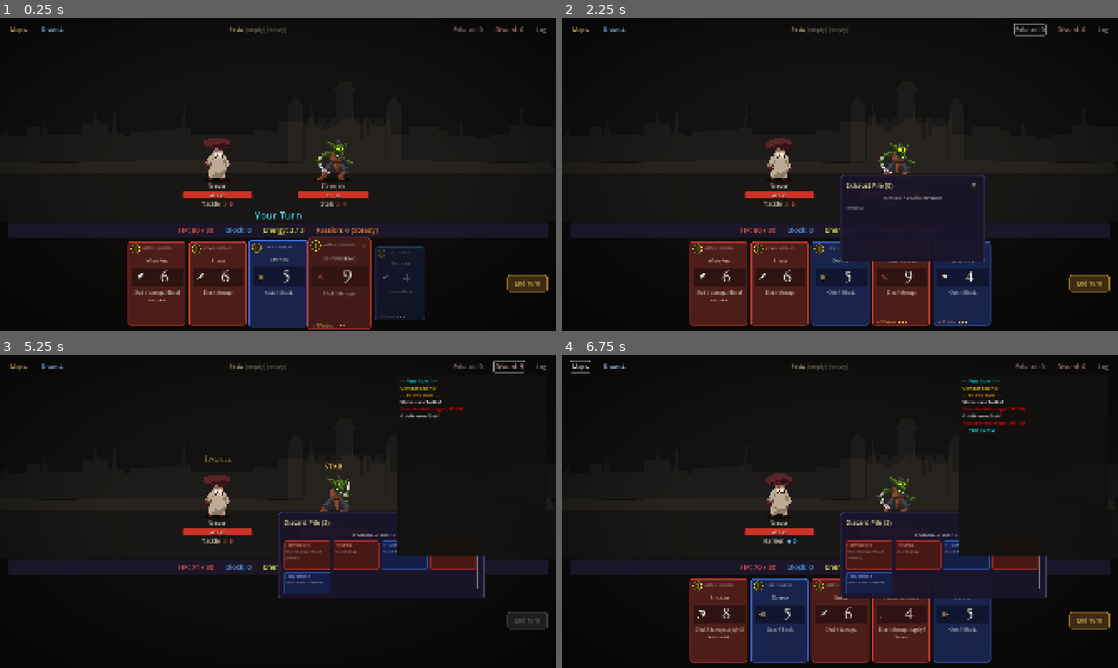
Above: before the commit, frames 1-4 (two rows, left to right).
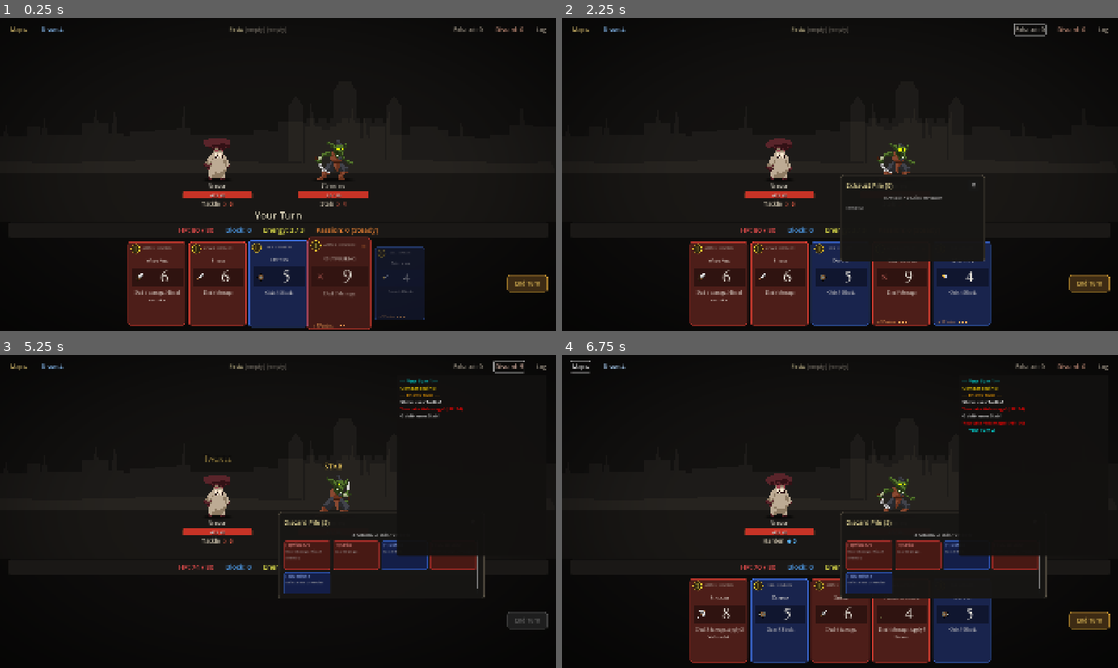
Above: after the commit, the same moments.

Repository: Maliik-B/Mythworn
Game: Godot game, scene res://scenes/combat/combat_scene.tscn
Two runs of this game, one before a commit and one after it. Both use one fixed random seed, a clock stepped at 60 frames per second and the inputs below. This scene is started directly instead of the project's main scene. Sound files missing from this copy of the repository are replaced by a short silence.
Inputs:
- Up to frame 1 (0.25 s): no input
- Up to frame 2 (2.25 s): click "Map ▸" at 0.5 s; click "Draw: 4" at 1.25 s; click "Exhaust: 0" at 2 s
- Up to frame 3 (5.25 s): click "Discard: 0" at 2.75 s; click "Log" at 3.5 s; click "End Turn" at 4.25 s; click "Discard: 5" at 5 s
- Up to frame 4 (6.75 s): click "Map ▸" at 5.75 s; click "Draw: 4" at 6.5 s

The runs differ from the first frame. In frame 1, less than 0.1% of the frame differs, in the area x 45-55%, y 61-65%; in frame 2, 0.4%, in the area x 50-77%, y 50-78%; in frame 3, 0.3%; in frame 4, 0.3%.

Commit message:
Put the stage's look behind one switch and take the purple out
The stage's colours were written where they were used, and the page look cannot be judged or kept unless all of them can change together: damage numbers with black outlines, banners in cyan, debuffs in magenta and the bar in purple would all fight a pale ground. Everything drawn on the stage now reads StageSkin, dark or page, which covers the ground, the washes, names, bars, intents, numbers, banners, pile counts and the targeting glow. The switch is one assignment, a capture can set it before the scene loads, and dark stays the default until the look is picked.

The page does not need a baked copy of every sheet. A sprite's body shader maps the sheet's own values onto one seven-step ramp, spreading dark and pale sheets over the same range, draws a one-pixel ink outline and a rim from a window at the upper left, and keeps lapis as the one colour that survives. That runs on the sprite alone, so it can tell figure from ground as a grade on the frame cannot. The hand stays as it is on the dark desk in both looks; its parchment skin only follows if the page is chosen.

Purple is gone from both: the ground, the player bar, the popups, the intents for debuffs and Passion, curse cards, the log's colour tags and the flash on a phase break. Passion intents now take the colour of the Passion readout, so the eye goes to the stat being attacked, and debuffs take a dead gold. The crossed swords come out of a system emoji font shaded purple, so those glyphs and the card icons pass through the same shader. What a pixel scan still finds on the frames is 100 to 240 dim pixels of antialiasing, mostly blue text on red cards.

Diff:
--- a/assets/ui/stage_body.gdshader
+++ b/assets/ui/stage_body.gdshader
@@ -1,14 +1,61 @@
 // A body on the combat stage. `drain` takes the colour out of it and leaves its values, so it is the
 // same man with the colour gone. Purple never reaches the stage: a stand-in sheet that carries some
 // comes out as slate.
+//
+// `page` is the manuscript look's treatment, done here rather than baked so the look stays one switch:
+// the sheet's values mapped onto one ramp between `value_lo` and `value_hi`, a one-pixel ink outline,
+// and a rim from a window at the upper left. Lapis is the one colour it keeps; drained, it goes to slate.
 shader_type canvas_item;
 
 uniform float drain : hint_range(0.0, 1.0) = 0.0;
+uniform bool page = false;
+uniform float value_lo = 0.05;
+uniform float value_hi = 0.6;
+
+const vec3 INK = vec3(0.118, 0.106, 0.094);
+const vec3 LAPIS = vec3(0.122, 0.235, 0.533);
+const vec3 LAPIS_RIM = vec3(0.18, 0.333, 0.722);
+const vec3 LAPIS_OUT = vec3(0.353, 0.384, 0.463);
+
+vec3 ramp(int i) {
+	if (i <= 0) return vec3(0.118, 0.106, 0.094);
+	if (i == 1) return vec3(0.165, 0.149, 0.133);
+	if (i == 2) return vec3(0.239, 0.227, 0.208);
+	if (i == 3) return vec3(0.353, 0.341, 0.314);
+	if (i == 4) return vec3(0.435, 0.447, 0.455);
+	if (i == 5) return vec3(0.549, 0.525, 0.463);
+	return vec3(0.812, 0.784, 0.722);
+}
+
+float value_of(vec3 c) {
+	return dot(c, vec3(0.299, 0.587, 0.114));
+}
 
 void fragment() {
-	vec3 c = COLOR.rgb;
-	float value = dot(c, vec3(0.299, 0.587, 0.114));
-	float purple = clamp((min(c.r, c.b) - c.g) * 6.0, 0.0, 1.0);
-	float amount = max(drain, purple);
-	COLOR.rgb = mix(c, vec3(value) * vec3(0.98, 1.0, 1.04), amount);
+	vec4 c = COLOR;
+	if (page) {
+		vec2 px = TEXTURE_PIXEL_SIZE;
+		float up = texture(TEXTURE, UV + vec2(0.0, -px.y)).a;
+		float up_left = texture(TEXTURE, UV + vec2(-px.x, -px.y)).a;
+		if (c.a < 0.5) {
+			float near = max(max(up, texture(TEXTURE, UV + vec2(0.0, px.y)).a),
+				max(texture(TEXTURE, UV + vec2(-px.x, 0.0)).a, texture(TEXTURE, UV + vec2(px.x, 0.0)).a));
+			c = near > 0.5 ? vec4(INK, 1.0) : vec4(0.0);
+		} else {
+			bool lit = up < 0.5 || up_left < 0.5;
+			if (c.b > c.r * 1.3 && c.b > c.g * 1.25 && c.b > 0.25) {
+				c.rgb = mix(lit ? LAPIS_RIM : LAPIS, LAPIS_OUT, drain);
+			} else {
+				float x = clamp((value_of(c.rgb) - value_lo) / max(0.01, value_hi - value_lo), 0.0, 1.0);
+				int i = int(floor(pow(x, 0.9) * 6.0 + 0.5));
+				c.rgb = ramp(lit ? i + 1 : i);
+			}
+			c.a = 1.0;
+		}
+		COLOR = c;
+	} else {
+		float value = value_of(c.rgb);
+		float purple = clamp((min(c.r, c.b) - c.g) * 6.0, 0.0, 1.0);
+		COLOR.rgb = mix(c.rgb, vec3(value) * vec3(0.98, 1.0, 1.04), max(drain, purple));
+	}
 }
--- a/scenes/combat/combat_scene.gd
+++ b/scenes/combat/combat_scene.gd
@@ -199,6 +199,27 @@
 	return body
 
 
+## A sheet's darkest and lightest values, near enough, so the page look can spread a dark sheet and a
+## pale one over the same ramp. From its first idle frame, and asked for only when that look is on.
+func _sheet_values(set_key: String) -> Vector2:
+	var sset: Dictionary = SPRITE_SETS[set_key]
+	var fw: int = int(sset.get("fw", sset.get("cell", 150)))
+	var fh: int = int(sset.get("fh", sset.get("cell", 150)))
+	var frame: Image = load(sset["dir"] + sset["anims"]["idle"][0]).get_image().get_region(Rect2i(0, 0, fw, fh))
+	var seen := {}
+	var values: Array[float] = []
+	for y in fh:
+		for x in fw:
+			var pixel := frame.get_pixel(x, y)
+			if pixel.a > 0.1 and not seen.has(pixel):
+				seen[pixel] = true
+				values.append(0.299 * pixel.r + 0.587 * pixel.g + 0.114 * pixel.b)
+	values.sort()
+	if values.is_empty():
+		return Vector2(0.05, 0.6)
+	return Vector2(values[int((values.size() - 1) * 0.04)], values[int((values.size() - 1) * 0.98)])
+
+
 ## This fight's scale for a body: the boss who stands alone is large, everyone else regular. A
 ## sheet too tall for the stage at that scale steps down until it fits under the top bar.
 func _body_scale(set_key: String) -> int:
@@ -238,6 +259,11 @@
 	portrait.position = -Vector2(body.position) * scale_px
 	var mat := ShaderMaterial.new()
 	mat.shader = STAGE_BODY_SHADER
+	if StageSkin.is_page():
+		var values := _sheet_values(set_key)
+		mat.set_shader_parameter("page", true)
+		mat.set_shader_parameter("value_lo", values.x)
+		mat.set_shader_parameter("value_hi", values.y)
 	portrait.material = mat
 	stand.add_child(_make_body_shadow())
 	stand.add_child(_make_target_light(enemy, portrait))
@@ -457,6 +483,8 @@
 """
 	mat.shader = shader
 	vignette.material = mat
+	vignette.mouse_filter = Control.MOUSE_FILTER_IGNORE
+	vignette.visible = not StageSkin.is_page()
 	add_child(vignette)
 
 	# Damage flash overlay (hidden by default)
@@ -531,7 +559,7 @@
 
 	# Map peek — glance at your route / what's ahead without leaving combat. Sits at
 	# the far left (map-in-the-corner), set apart from the pile counts on the right.
-	var map_btn = _make_pile_button(Color(0.82, 0.72, 0.42))
+	var map_btn = _make_pile_button(StageSkin.c("pile_map"))
 	map_btn.text = "Map ▸"
 	map_btn.tooltip_text = "Peek the map: your route so far and what lies ahead"
 	map_btn.pressed.connect(_on_view_map)
@@ -541,7 +569,7 @@
 	map_spacer.custom_minimum_size.x = 34
 	bar.add_child(map_spacer)
 
-	draw_label = _make_pile_button(Color(0.5, 0.7, 0.9))
+	draw_label = _make_pile_button(StageSkin.c("pile_draw"))
 	draw_label.pressed.connect(_on_pile_clicked.bind("draw"))
 	bar.add_child(draw_label)
 
@@ -554,13 +582,14 @@
 	consumable_bar = ConsumableBar.new()
 	consumable_bar.setup(ConsumableBar.Mode.COMBAT)
 	consumable_bar.item_used.connect(_on_consumable_used)
+	consumable_bar.modulate = StageSkin.c("pack_tint")
 	bar.add_child(consumable_bar)
 
 	var pack_spacer = Control.new()
 	pack_spacer.size_flags_horizontal = Control.SIZE_EXPAND_FILL
 	bar.add_child(pack_spacer)
 
-	exhaust_label = _make_pile_button(Color(0.6, 0.5, 0.6))
+	exhaust_label = _make_pile_button(StageSkin.c("pile_exhaust"))
 	exhaust_label.pressed.connect(_on_pile_clicked.bind("exhaust"))
 	bar.add_child(exhaust_label)
 
@@ -568,7 +597,7 @@
 	spacer2.custom_minimum_size.x = 30
 	bar.add_child(spacer2)
 
-	discard_label = _make_pile_button(Color(0.7, 0.5, 0.5))
+	discard_label = _make_pile_button(StageSkin.c("pile_discard"))
 	discard_label.pressed.connect(_on_pile_clicked.bind("discard"))
 	bar.add_child(discard_label)
 
@@ -576,7 +605,7 @@
 	spacer3.custom_minimum_size.x = 30
 	bar.add_child(spacer3)
 
-	var log_btn = _make_pile_button(Color(0.6, 0.5, 0.6))
+	var log_btn = _make_pile_button(StageSkin.c("pile_exhaust"))
 	log_btn.text = "Log"
 	log_btn.tooltip_text = "What has happened this fight"
 	log_btn.pressed.connect(func(): log_text.visible = not log_text.visible)
@@ -598,7 +627,7 @@
 func _build_player_bar() -> PanelContainer:
 	var panel = PanelContainer.new()
 	var style = StyleBoxFlat.new()
-	style.bg_color = Color(0.12, 0.1, 0.18, 0.8)
+	style.bg_color = Color(0.105, 0.098, 0.09, 0.95)
 	style.set_corner_radius_all(6)
 	style.content_margin_left = 20
 	style.content_margin_right = 20
@@ -818,11 +847,11 @@
 	trail.max_value = 100
 	trail.value = 100
 	var trail_bg = StyleBoxFlat.new()
-	trail_bg.bg_color = Color(0.2, 0.08, 0.06)
+	trail_bg.bg_color = StageSkin.c("bar_back")
 	trail_bg.set_corner_radius_all(3)
 	trail.add_theme_stylebox_override("background", trail_bg)
 	var trail_fill = StyleBoxFlat.new()
-	trail_fill.bg_color = Color(0.7, 0.15, 0.08, 0.6)
+	trail_fill.bg_color = StageSkin.c("bar_trail")
 	trail_fill.set_corner_radius_all(3)
 	trail.add_theme_stylebox_override("fill", trail_fill)
 	container.add_child(trail)
@@ -838,7 +867,7 @@
 	bg_style.set_corner_radius_all(3)
 	bar.add_theme_stylebox_override("background", bg_style)
 	var fill_style = StyleBoxFlat.new()
-	fill_style.bg_color = Color(0.8, 0.2, 0.15)
+	fill_style.bg_color = StageSkin.c("bar_high")
 	fill_style.set_corner_radius_all(3)
 	bar.add_theme_stylebox_override("fill", fill_style)
 	container.add_child(bar)
@@ -880,10 +909,10 @@
 func _show_pile_popup(title: String, cards: Array) -> void:
 	pile_popup = PanelContainer.new()
 	var style = StyleBoxFlat.new()
-	style.bg_color = Color(0.1, 0.08, 0.16, 0.95)
+	style.bg_color = Color(0.09, 0.085, 0.078, 0.97)
 	style.set_corner_radius_all(10)
 	style.set_border_width_all(2)
-	style.border_color = Color(0.45, 0.38, 0.6)
+	style.border_color = Color(0.5, 0.46, 0.38)
 	style.content_margin_left = 20
 	style.content_margin_right = 20
 	style.content_margin_top = 16
@@ -1221,7 +1250,7 @@
 	if pers == CardData.PersonalityType.SECONDARY:
 		return Color(0.4, 0.6, 0.9) # Cool blue for physical
 	if pers == CardData.PersonalityType.NEGATIVE:
-		return Color(0.6, 0.35, 0.7) # Sickly purple for curses
+		return Color(0.55, 0.5, 0.42) # Dead ash for curses
 	return Color(0.6, 0.6, 0.6)
 
 
@@ -1259,6 +1288,7 @@
 	lbl.text = glyph
 	lbl.horizontal_alignment = HORIZONTAL_ALIGNMENT_CENTER
 	lbl.vertical_alignment = VERTICAL_ALIGNMENT_CENTER
+	lbl.material = StageSkin.no_purple()
 
 	if zm > 1.0:
 		# FAVORED — an empowered glyph, styled the SAME at the lean and extreme tiers: the halo
@@ -1651,15 +1681,15 @@
 	if _target_glow_tex == null:
 		var grad := Gradient.new()
 		grad.offsets = PackedFloat32Array([0.0, 0.5, 1.0])
-		grad.colors = PackedColorArray([
-			Color(1.0, 0.72, 0.36, 0.8), Color(1.0, 0.62, 0.26, 0.3), Color(1.0, 0.55, 0.2, 0.0)])
+		var mid := StageSkin.c("glow_mid")
+		grad.colors = PackedColorArray([StageSkin.c("glow_core"), mid, Color(mid.r, mid.g, mid.b, 0.0)])
 		_target_glow_tex = GradientTexture2D.new()
 		_target_glow_tex.gradient = grad
 		_target_glow_tex.fill = GradientTexture2D.FILL_RADIAL
 		_target_glow_tex.fill_from = Vector2(0.5, 0.5)
 		_target_glow_tex.fill_to = Vector2(1.0, 0.5)
 		_target_glow_mat = CanvasItemMaterial.new()
-		_target_glow_mat.blend_mode = CanvasItemMaterial.BLEND_MODE_ADD
+		_target_glow_mat.blend_mode = CanvasItemMaterial.BLEND_MODE_MIX if StageSkin.is_page() else CanvasItemMaterial.BLEND_MODE_ADD
 	var glow := TextureRect.new()
 	glow.texture = _target_glow_tex
 	glow.material = _target_glow_mat
@@ -1798,6 +1828,7 @@
 	intent_lbl.name = "Intent"
 	intent_lbl.add_theme_font_size_override("font_size", 20)
 	intent_lbl.add_theme_color_override("font_color", StageSkin.c("intent_attack"))
+	intent_lbl.material = StageSkin.no_purple()
 	intent_row.add_child(intent_lbl)
 
 	# Sight mode peek — only rendered when player has Excalibur in Sight mode.
@@ -1957,11 +1988,11 @@
 		var ep = float(enemy.stats.current_hp) / enemy.stats.max_hp
 		var ef: StyleBoxFlat = hp_bar.get_theme_stylebox("fill")
 		if ep > 0.5:
-			ef.bg_color = Color(0.8, 0.2, 0.15)
+			ef.bg_color = StageSkin.c("bar_high")
 		elif ep > 0.25:
-			ef.bg_color = Color(0.9, 0.5, 0.1)
+			ef.bg_color = StageSkin.c("bar_mid")
 		else:
-			ef.bg_color = Color(0.5, 0.1, 0.1)
+			ef.bg_color = StageSkin.c("bar_low")
 
 	if enemy.stats.block > 0:
 		block_lbl.text = "Block: %d" % enemy.stats.block
@@ -1974,12 +2005,12 @@
 
 	if enemy.current_intent:
 		var icon := ""
-		var intent_color := Color(0.95, 0.85, 0.5)
+		var intent_color := StageSkin.c("ink")
 		var value_str := ""
 		match enemy.current_intent.intent_type:
 			EnemyMove.IntentType.ATTACK, EnemyMove.IntentType.ATTACK_DEBUFF:
 				icon = "⚔"
-				intent_color = Color(1.0, 0.4, 0.3)
+				intent_color = StageSkin.c("intent_attack")
 				for effect in enemy.current_intent.effects:
 					if effect is DamageEffect and not effect.apply_to_source:
 						var modified = effect.value
@@ -2002,7 +2033,7 @@
 						break
 			EnemyMove.IntentType.DEFEND:
 				icon = "◆"
-				intent_color = Color(0.3, 0.7, 1.0)
+				intent_color = StageSkin.c("intent_defend")
 				for effect in enemy.current_intent.effects:
 					if effect is BlockEffect:
 						var modified = effect.value + enemy.stats.get_status_stacks(StatusEffects.DEXTERITY)
@@ -2013,14 +2044,14 @@
 						break
 			EnemyMove.IntentType.DEBUFF:
 				icon = "☠"
-				intent_color = Color(0.8, 0.3, 0.8)
+				intent_color = StageSkin.c("intent_debuff")
 				for effect in enemy.current_intent.effects:
 					if effect is StatusApplyEffect:
 						value_str = " %s" % effect.status_effect.effect_name
 						break
 			EnemyMove.IntentType.BUFF:
 				icon = "★"
-				intent_color = Color(0.3, 0.9, 0.4)
+				intent_color = StageSkin.c("intent_buff")
 				for effect in enemy.current_intent.effects:
 					if effect is StatusApplyEffect:
 						value_str = " %s" % effect.status_effect.effect_name
@@ -2061,10 +2092,10 @@
 					break
 		# Passion pressure is its own threat category — an attack on your identity, not
 		# your HP or your stats. Override the generic (usually DEBUFF) readout with a
-		# distinct spark glyph + violet color so it reads as a different kind of threat.
+		# distinct spark glyph + the Passion readout's own colour, so the eye goes to that stat.
 		if _intent_affects_passion(enemy.current_intent):
 			icon = "✧"
-			intent_color = Color(0.66, 0.52, 0.96)
+			intent_color = StageSkin.c("intent_passion")
 			value_str = _passion_intent_readout(enemy.current_intent)
 		# Name stays a muted constant color (flavor); the emphasized value carries the
 		# intent color so the threat category reads from the big number, not the name.
@@ -2312,7 +2343,7 @@
 	style.set_corner_radius_all(8)
 	style.set_border_width_all(2)
 	style.border_color = accent
-	style.bg_color = Color(0.09, 0.08, 0.14, 0.98)
+	style.bg_color = Color(0.09, 0.085, 0.078, 0.98)
 	style.content_margin_left = 12
 	style.content_margin_right = 12
 	style.content_margin_top = 9
@@ -2398,14 +2429,14 @@
 func _on_player_turn_started() -> void:
 	_log("[color=cyan]--- Your Turn %d ---[/color]" % combat_engine.turn_number)
 	_log_relic_activations(RelicData.RelicTrigger.ON_TURN_START)
-	_show_turn_banner("Your Turn", Color(0.3, 0.8, 0.9))
+	_show_turn_banner("Your Turn", StageSkin.c("banner_you"))
 	_refresh_ui()
 	_animate_card_draw()
 
 
 func _on_enemy_turn_started() -> void:
 	_log("[color=orange]--- Enemy Turn ---[/color]")
-	_show_turn_banner("Enemy Turn", Color(0.9, 0.4, 0.3))
+	_show_turn_banner("Enemy Turn", StageSkin.c("banner_enemy"))
 	# Per-enemy "X uses Y" is announced as each one acts, in _on_enemy_action_started.
 	_refresh_ui()
 
@@ -2507,7 +2538,7 @@
 		enemy.enemy_data.enemy_name, amount, new_hp])
 	RunManager.run_stats["damage_dealt"] = RunManager.run_stats.get("damage_dealt", 0) + amount
 	var panel = enemy_nodes.get(enemy)
-	_spawn_damage_number("-%d" % amount, Color(1.0, 0.3, 0.2), panel)
+	_spawn_damage_number("-%d" % amount, StageSkin.c("number_hurt"), panel)
 	# Flinch on a real hit; a killing blow skips straight to the death throe below.
 	if amount > 0 and new_hp > 0:
 		_enemy_play(enemy, "hit")
@@ -2522,7 +2553,7 @@
 	_log("[color=lightgreen]%s recovers %d HP. (HP: %d)[/color]" % [
 		enemy.enemy_data.enemy_name, amount, new_hp])
 	var panel = enemy_nodes.get(enemy)
-	_spawn_damage_number("+%d" % amount, Color(0.4, 1.0, 0.4), panel)
+	_spawn_damage_number("+%d" % amount, StageSkin.c("number_heal"), panel)
 	_refresh_ui()
 
 
@@ -2538,7 +2569,7 @@
 	if final_line != "":
 		var panel: Control = enemy_nodes.get(enemy)
 		if panel:
-			_log("[color=violet]%s: \"%s\"[/color]" % [enemy.enemy_data.enemy_name, final_line])
+			_log("[color=wheat]%s: \"%s\"[/color]" % [enemy.enemy_data.enemy_name, final_line])
 			_show_enemy_speech(panel, final_line)
 	_animate_enemy_death(enemy)
 	_refresh_ui()
@@ -2548,12 +2579,12 @@
 ## swapped. Flash the model, float a speech bubble with the transition line, and
 ## refresh so the new HP bar + intent read immediately.
 func _on_enemy_phase_changed(enemy, _phase_index: int, line: String) -> void:
-	_log("[color=violet]%s changes![/color]" % enemy.enemy_data.enemy_name)
+	_log("[color=wheat]%s changes![/color]" % enemy.enemy_data.enemy_name)
 	var panel: Control = enemy_nodes.get(enemy)
 	if panel:
 		panel.pivot_offset = panel.size / 2.0
 		var t = create_tween()
-		t.tween_property(panel, "modulate", Color(1.4, 0.7, 1.4, 1.0), 0.15)
+		t.tween_property(panel, "modulate", Color(1.5, 1.5, 1.5, 1.0), 0.15)
 		t.tween_property(panel, "modulate", Color(1, 1, 1, 1.0), 0.4)
 		_screen_shake(8.0, 0.3)
 		if line != "":
@@ -2568,10 +2599,10 @@
 	bubble.z_index = 60
 	bubble.mouse_filter = Control.MOUSE_FILTER_IGNORE
 	var style := StyleBoxFlat.new()
-	style.bg_color = Color(0.1, 0.08, 0.14, 0.96)
+	style.bg_color = Color(0.09, 0.085, 0.078, 0.96)
 	style.set_corner_radius_all(10)
 	style.set_border_width_all(2)
-	style.border_color = Color(0.75, 0.55, 0.95)
+	style.border_color = Color(0.7, 0.66, 0.56)
 	style.content_margin_left = 14
 	style.content_margin_right = 14
 	style.content_margin_top = 10
@@ -2583,7 +2614,7 @@
 	lbl.custom_minimum_size.x = 320
 	lbl.horizontal_alignment = HORIZONTAL_ALIGNMENT_CENTER
 	lbl.add_theme_font_size_override("font_size", 17)
-	lbl.add_theme_color_override("font_color", Color(0.93, 0.88, 0.98))
+	lbl.add_theme_color_override("font_color", Color(0.95, 0.93, 0.88))
 	lbl.mouse_filter = Control.MOUSE_FILTER_IGNORE
 	bubble.add_child(lbl)
 	add_child(bubble)
@@ -2613,7 +2644,7 @@
 			_log("Gained [color=cyan]%d Block[/color]." % amount)
 		else:
 			_log("Lost [color=cyan]%d Block[/color]." % -amount)
-		_spawn_damage_number(number, Color(0.3, 0.7, 1.0), null)
+		_spawn_damage_number(number, StageSkin.c("number_block"), null)
 	else:
 		for enemy in combat_engine.enemies:
 			if enemy.stats == target:
@@ -2624,7 +2655,7 @@
 					_log("%s loses [color=cyan]%d Block[/color]." % [
 						enemy.enemy_data.enemy_name, -amount])
 				var panel = enemy_nodes.get(enemy)
-				_spawn_damage_number(number, Color(0.3, 0.7, 1.0), panel)
+				_spawn_damage_number(number, StageSkin.c("number_block"), panel)
 				break
 	_refresh_ui()
 
@@ -2675,7 +2706,7 @@
 
 func _on_status_applied(target, effect: StatusEffectData, stacks: int) -> void:
 	var name = _get_combatant_name(target)
-	var color = "green" if effect.is_buff else "magenta"
+	var color = "green" if effect.is_buff else "salmon"
 	_log("[color=%s]%s: +%d %s[/color]" % [color, name, stacks, effect.effect_name])
 	_refresh_ui()
 
@@ -2709,7 +2740,7 @@
 	banner.vertical_alignment = VERTICAL_ALIGNMENT_CENTER
 	banner.add_theme_font_size_override("font_size", 34)
 	banner.add_theme_color_override("font_color", color)
-	banner.add_theme_color_override("font_outline_color", Color(0, 0, 0))
+	banner.add_theme_color_override("font_outline_color", StageSkin.c("banner_outline"))
 	banner.add_theme_constant_override("outline_size", 6)
 	banner.mouse_filter = Control.MOUSE_FILTER_IGNORE
 	banner.z_index = 20
--- a/scripts/ui/card_face.gd
+++ b/scripts/ui/card_face.gd
@@ -117,8 +117,8 @@
 		style.border_color = style.border_color.lerp(Color(0.3, 0.9, 0.3), 0.5)
 	# Unplayable curses read as sickly and dead: they only clog a hand slot.
 	if card.unplayable:
-		style.bg_color = Color(0.16, 0.1, 0.18)
-		style.border_color = Color(0.5, 0.32, 0.55)
+		style.bg_color = Color(0.14, 0.13, 0.12)
+		style.border_color = Color(0.46, 0.42, 0.36)
 	return style
 
 
@@ -268,6 +268,7 @@
 		icon.texture_filter = CanvasItem.TEXTURE_FILTER_NEAREST
 		icon.position = Vector2(8, (SLAB_H - 36.0) / 2.0)
 		icon.size = Vector2(36, 36)
+		icon.material = StageSkin.no_purple()
 		return icon
 	var glyph := Label.new()
 	match card.card_type:
@@ -280,6 +281,7 @@
 	glyph.vertical_alignment = VERTICAL_ALIGNMENT_CENTER
 	glyph.add_theme_font_size_override("font_size", 24)
 	glyph.add_theme_color_override("font_color", card_style.border_color.lightened(0.3))
+	glyph.material = StageSkin.no_purple()
 	return glyph
 
 
--- a/scripts/ui/map_preview_overlay.gd
+++ b/scripts/ui/map_preview_overlay.gd
@@ -63,7 +63,7 @@
 	panel.grow_horizontal = Control.GROW_DIRECTION_BOTH
 	panel.grow_vertical = Control.GROW_DIRECTION_BOTH
 	var panel_style := StyleBoxFlat.new()
-	panel_style.bg_color = Color(0.08, 0.07, 0.12, 0.98)
+	panel_style.bg_color = Color(0.08, 0.075, 0.07, 0.98)
 	panel_style.set_corner_radius_all(10)
 	panel_style.set_border_width_all(2)
 	panel_style.border_color = Color(0.5, 0.45, 0.32)
@@ -160,7 +160,7 @@
 			var travelled := node.visited and next_node.visited
 			line.width = 3.0 if travelled else 2.0
 			line.default_color = Color(0.8, 0.7, 0.4, 0.8) if travelled \
-				else Color(0.35, 0.3, 0.5, 0.6)
+				else Color(0.36, 0.34, 0.3, 0.6)
 			canvas.add_child(line)
 
 	# Node dots.
--- a/scripts/ui/passion_infographic.gd
+++ b/scripts/ui/passion_infographic.gd
@@ -280,7 +280,7 @@
 static func _shell() -> PanelContainer:
 	var panel := PanelContainer.new()
 	var style := StyleBoxFlat.new()
-	style.bg_color = Color(0.08, 0.07, 0.12, 0.98)
+	style.bg_color = Color(0.08, 0.075, 0.07, 0.98)
 	style.set_corner_radius_all(10)
 	style.set_border_width_all(2)
 	style.border_color = Color(0.85, 0.55, 0.3)
--- a/scripts/ui/stage_skin.gd
+++ b/scripts/ui/stage_skin.gd
@@ -11,6 +11,8 @@
 
 ## The switch. A capture can set it before the combat scene loads.
 static var active: StringName = DARK
+
+static var _no_purple: ShaderMaterial = null
 
 # The faces the stage's words are set in, so a swap is here and nowhere else. They follow the card
 # face's picks.
@@ -111,5 +113,14 @@
 	return LOOKS[active][key]
 
 
+## For a glyph or icon that may come out of a system emoji font: ⚔ is shaded purple there, and this
+## is what takes it out. Shared, since it holds no state of its own.
+static func no_purple() -> ShaderMaterial:
+	if _no_purple == null:
+		_no_purple = ShaderMaterial.new()
+		_no_purple.shader = load("res://assets/ui/stage_body.gdshader")
+	return _no_purple
+
+
 static func is_page() -> bool:
 	return active == PAGE
Binary file changed: assets/sprites/realms/horizon_camelot_far.png
